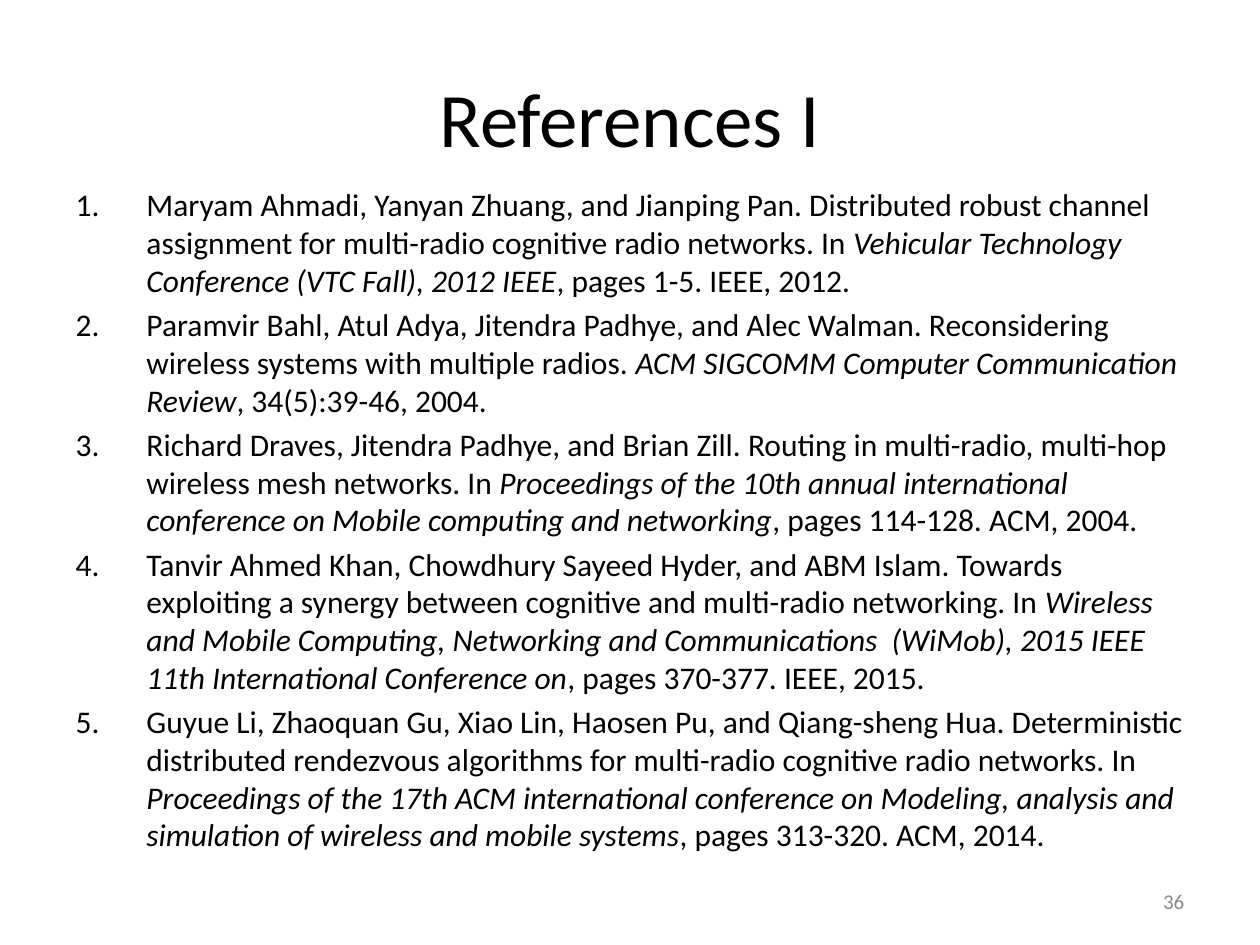
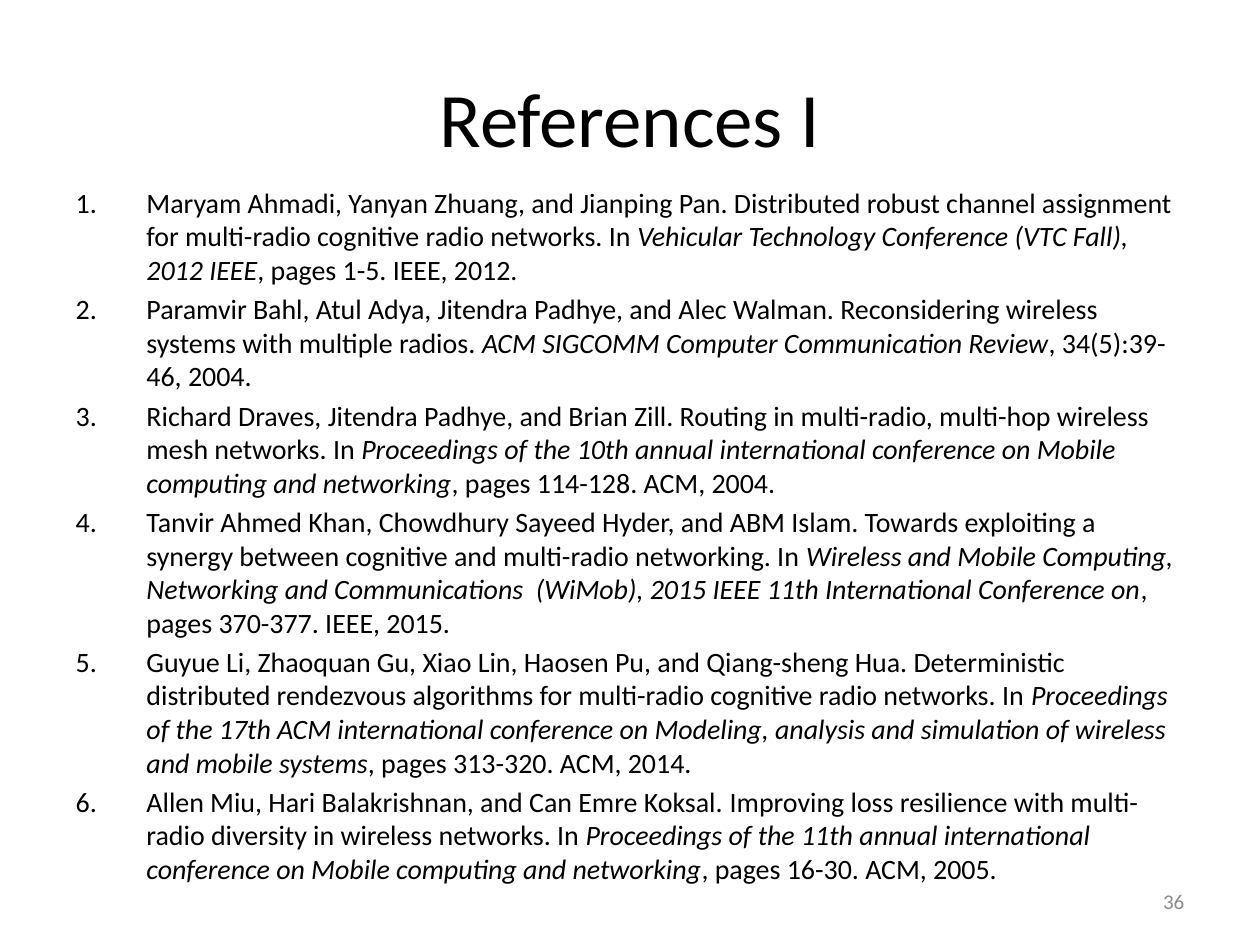
Before and after one commit to takhandipu/MSThesisPresentation, a slide deck: slide 36 of draft.pptx. Drawn at 1260x945 pixels with LibreOffice and Linux fonts; fonts in the diff are those of the drawing. Boxes give left, top, right and bottom in pixels: in the first picture for what was removed or moved away, otherwise in the second. Text is boxed around its words. In the diff, an @@ line names an element or a change of style, - is before the commit and + after.

Commit message:
Sir's review upto related work has been updated.

```diff
--- a/draft.pptx
+++ b/draft.pptx
@@ text at <box>146,193,1173,778</box>: size 18 to 16 pt in "Maryam Ahmadi, Yanyan Zhuang, and Jianping Pan. ...", "Paramvir Bahl, Atul Adya, Jitendra Padhye, and ...", "Richard Draves, Jitendra Padhye, and Brian Zill. ...", "Tanvir Ahmed Khan, Chowdhury Sayeed Hyder, and ..." and 1 more places @@
@@ text at <box>146,792,1137,884</box>: paragraph added @@
+6. Allen Miu, Hari Balakrishnan, and Can Emre Koksal. Improving loss resilience with multi-radio diversity in wireless networks. In Proceedings of the 11th annual international conference on Mobile computing and networking, pages 16-30. ACM, 2005.
```
Also in this commit, not shown: 5 other slides changed.
